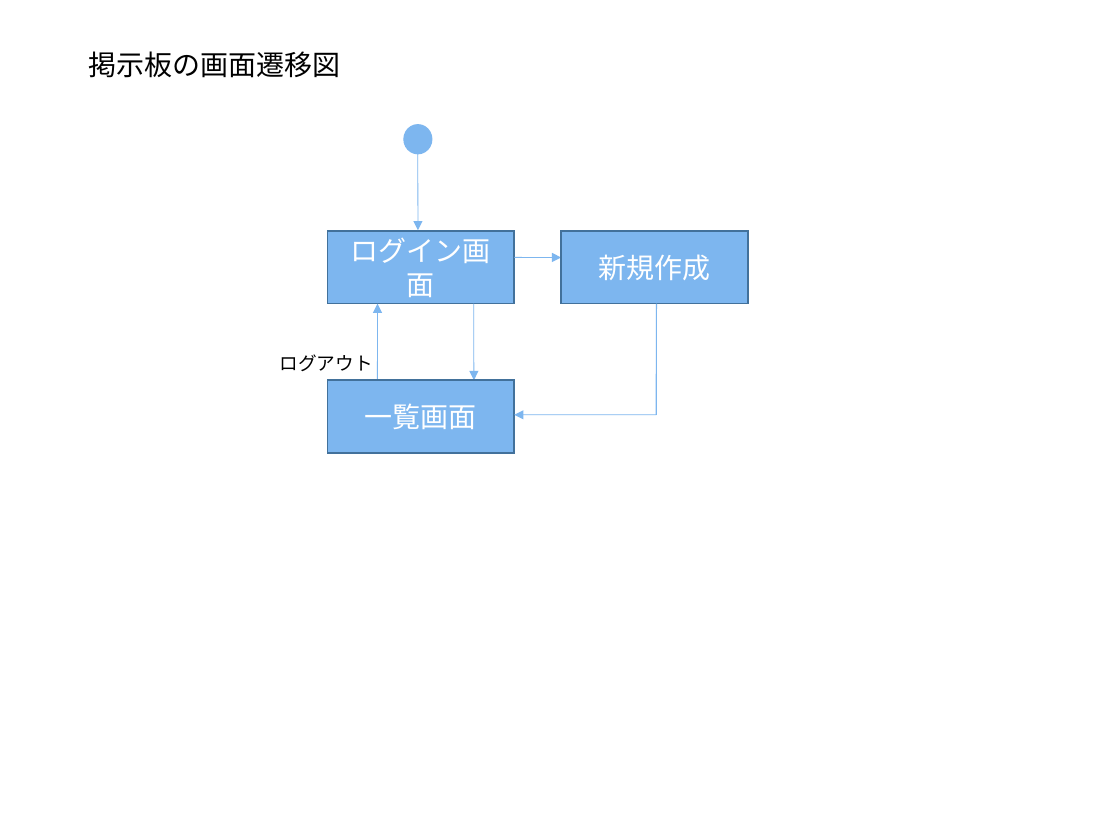
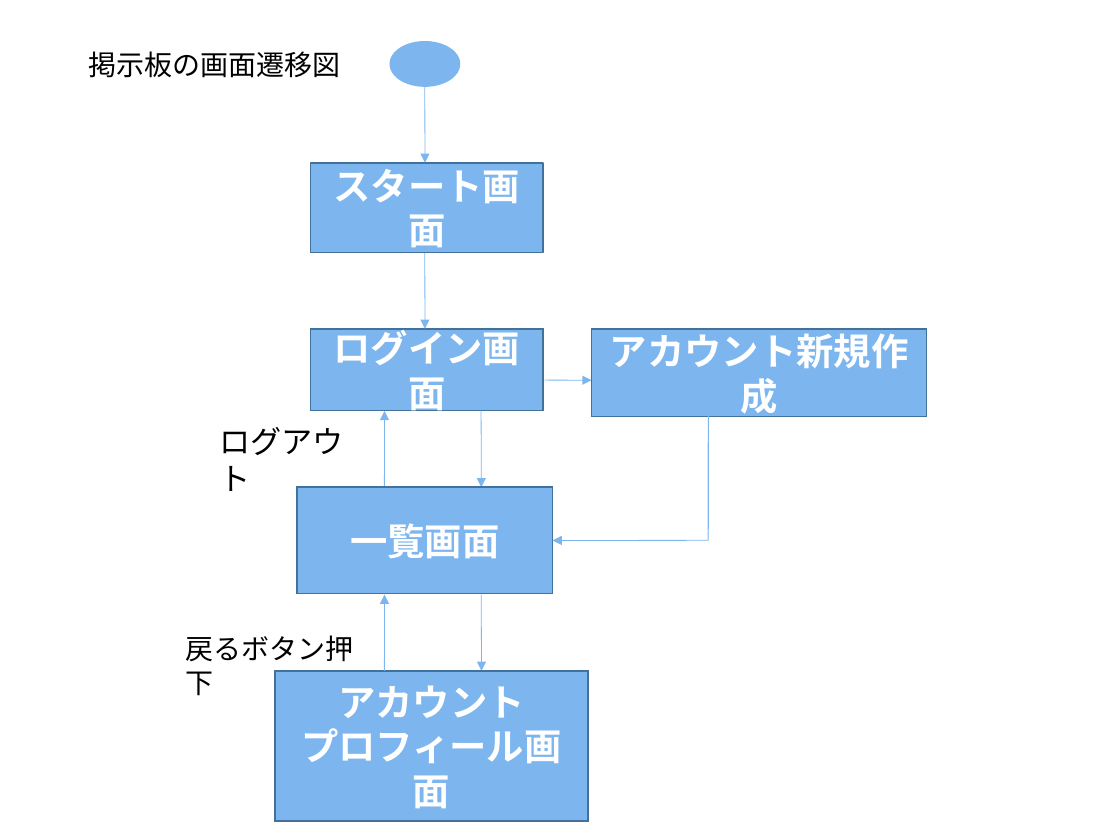
Before and after one commit to sugye/prolabo201610, a slide deck: slide 3 of 成果物パワポ .ppt (slide 5 before the commit). Drawn at 1120x840 pixels with LibreOffice and Linux fonts; fonts in the diff are those of the drawing. Boxes give left, top, right and bottom in pixels: in the first picture for what was removed or moved away, otherwise in the second. Text is boxed around its words. In the diff, an @@ line names an element or a change of style, - is before the commit and + after.

```diff
--- a/成果物パワポ .ppt
+++ b/成果物パワポ .ppt
@@ ellipse: place and size @@
-ellipse at (404, 124, 432, 153)
+ellipse at (390, 41, 459, 86)
@@ arrow moved from (418, 153) - (418, 231) to (424, 86) - (424, 162) @@
@@ rectangle added at (310, 162, 542, 252), fill #7DB6EF, outline #42719B 0.99 pt, 24 pt, text #FFFFFF, bold @@
+スタート画面
@@ arrow moved from (377, 380) - (377, 304) to (424, 252) - (424, 329) @@
@@ rectangle "ログイン画面": place and size @@
-rectangle "ログイン画面" at (328, 231, 515, 304)
+rectangle "ログイン画面" at (310, 329, 542, 411)
@@ rectangle "ログイン画面" at (310, 329, 542, 411): size 18 to 24 pt, bold on @@
@@ rectangle "アカウント新規作成": place and size @@
-rectangle "アカウント新規作成" at (561, 231, 748, 304)
+rectangle "アカウント新規作成" at (591, 329, 926, 417)
@@ text in rectangle at (610, 327, 909, 420): text changed; size 18 to 24 pt; bold on @@
-新規作成
+アカウント新規作成
@@ arrow moved from (514, 258) - (561, 258) to (544, 380) - (591, 380) @@
@@ text "ログアウト": place and size @@
-text "ログアウト" at (280, 354, 373, 371)
+text "ログアウト" at (219, 427, 344, 491)
@@ text "ログアウト" at (219, 427, 344, 491): size 12 to 20 pt @@
@@ arrow added from (384, 487) to (384, 411), #7DB6EF 0.51 pt @@
@@ arrow moved from (474, 304) - (474, 380) to (482, 411) - (482, 487) @@
@@ line moved from (656, 414) - (656, 304) to (708, 540) - (708, 411) @@
@@ rectangle "一覧画面" at (297, 487, 552, 594): size 18 to 24 pt, bold on @@
@@ rectangle "一覧画面": place and size @@
-rectangle "一覧画面" at (328, 380, 515, 452)
+rectangle "一覧画面" at (297, 487, 552, 594)
@@ arrow moved from (656, 414) - (514, 414) to (708, 540) - (552, 541) @@
@@ arrow added from (384, 671) to (384, 595), #7DB6EF 0.51 pt @@
@@ arrow added from (482, 595) to (482, 671), #7DB6EF 0.51 pt @@
@@ text added at (186, 635, 354, 696), 18 pt, text #000000 @@
+戻るボタン押下
@@ rectangle added at (274, 671, 587, 821), fill #7DB6EF, outline #42719B 0.99 pt, 24 pt, text #FFFFFF, bold @@
+アカウント
+プロフィール画面
```
Also in this commit, not shown: 4 other slides changed, 1 slide added.
